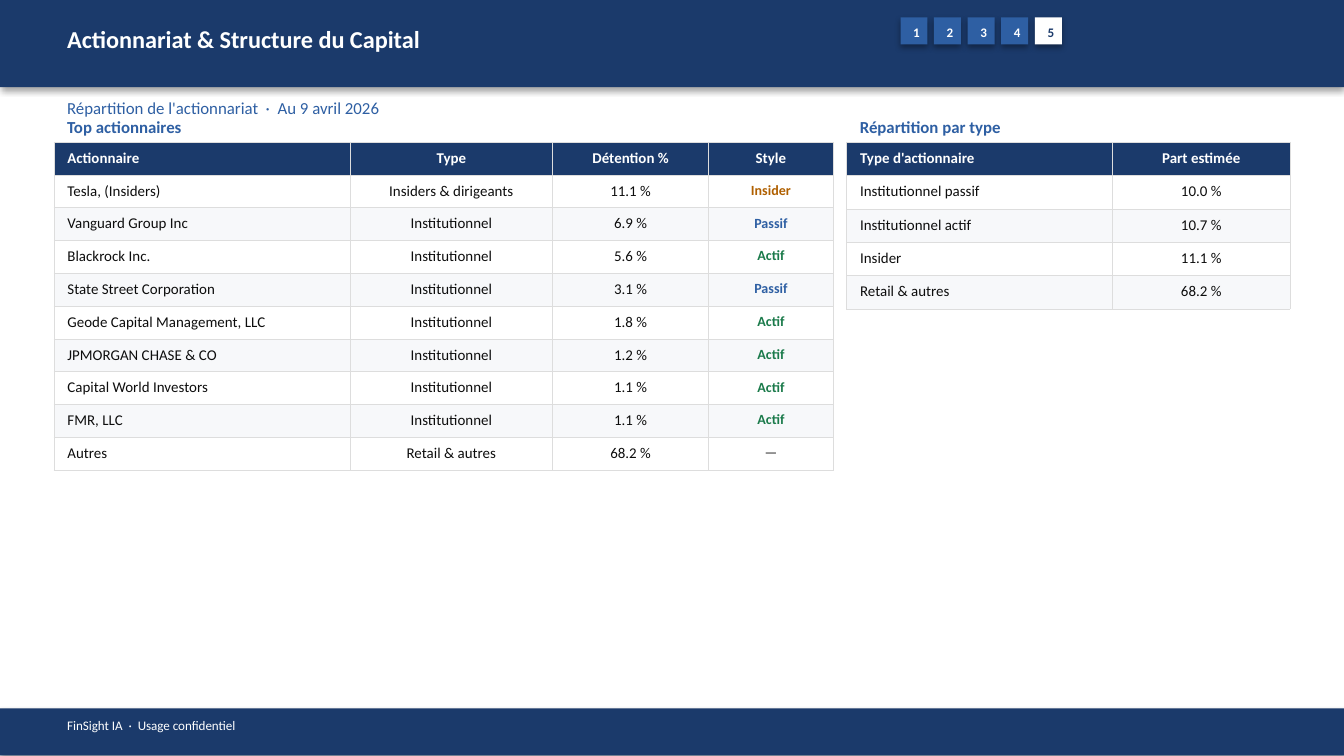
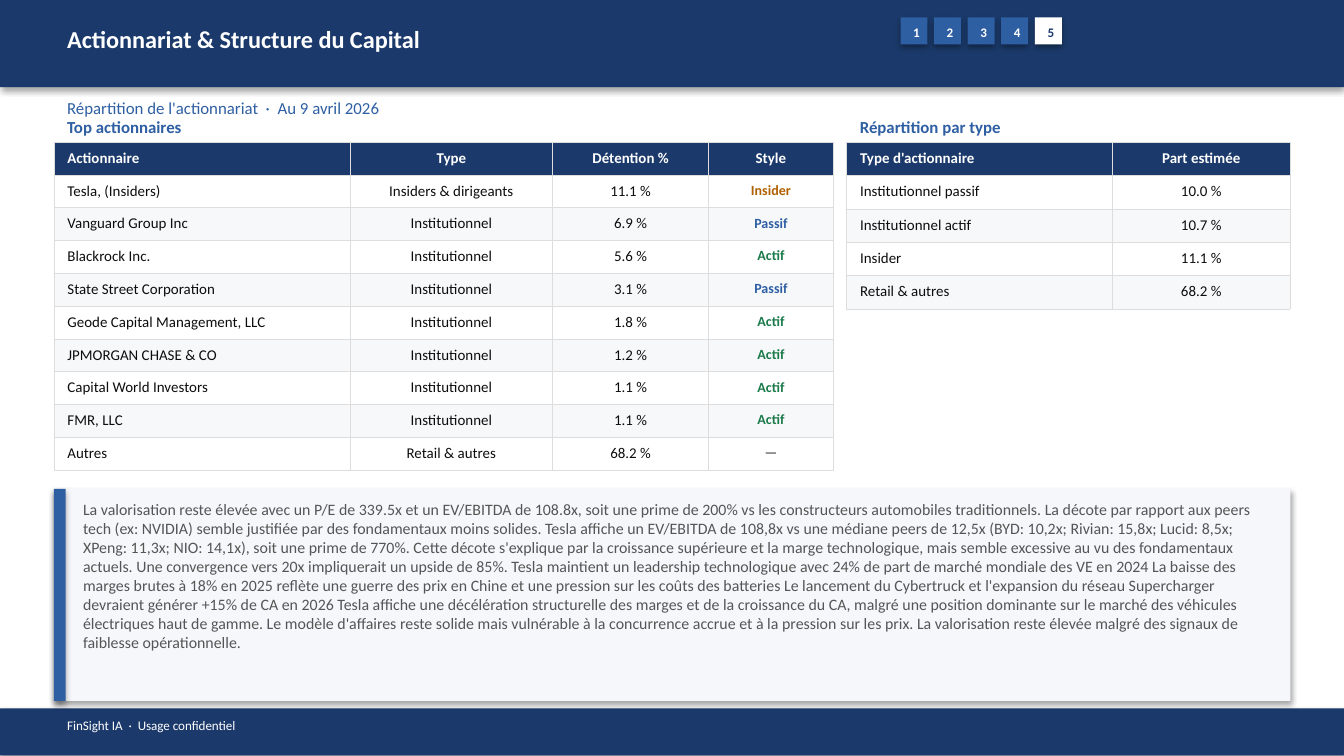
Before and after one commit to baptistejeh07-art/finsight-ia, a slide deck: slide 22 of preview/TSLA/TSLA_pitchbook.pptx. Drawn at 1344x756 pixels with LibreOffice and Linux fonts; fonts in the diff are those of the drawing. Boxes give left, top, right and bottom in pixels: in the first picture for what was removed or moved away, otherwise in the second. Text is boxed around its words. In the diff, an @@ line names an element or a change of style, - is before the commit and + after.

```diff
--- a/preview/TSLA/TSLA_pitchbook.pptx
+++ b/preview/TSLA/TSLA_pitchbook.pptx
@@ rectangle added at (54, 489, 1290, 702), fill #F5F7FA @@
@@ rectangle added at (54, 489, 66, 702), fill #2E5FA3 @@
@@ text added at (83, 504, 1250, 651), 8.5 pt, text #555555 @@
+La valorisation reste élevée avec un P/E de 339.5x et un EV/EBITDA de 108.8x, soit une prime de 200% vs les constructeurs automobiles traditionnels. La décote par rapport aux peers tech (ex: NVIDIA) semble justifiée par des fondamentaux moins solides. Tesla affiche un EV/EBITDA de 108,8x vs une médiane peers de 12,5x (BYD: 10,2x; Rivian: 15,8x; Lucid: 8,5x; XPeng: 11,3x; NIO: 14,1x), soit une prime de 770%. Cette décote s'explique par la croissance supérieure et la marge technologique, mais semble excessive au vu des fondamentaux actuels. Une convergence vers 20x impliquerait un upside de 85%. Tesla maintient un leadership technologique avec 24% de part de marché mondiale des VE en 2024 La baisse des marges brutes à 18% en 2025 reflète une guerre des prix en Chine et une pression sur les coûts des batteries Le lancement du Cybertruck et l'expansion du réseau Supercharger devraient générer +15% de CA en 2026 Tesla affiche une décélération structurelle des marges et de la croissance du CA, malgré une position dominante sur le marché des véhicules électriques haut de gamme. Le modèle d'affaires reste solide mais vulnérable à la concurrence accrue et à la pression sur les prix. La valorisation reste élevée malgré des signaux de faiblesse opérationnelle.
```
Also in this commit, not shown: 17 other slides changed, 4 other files.
